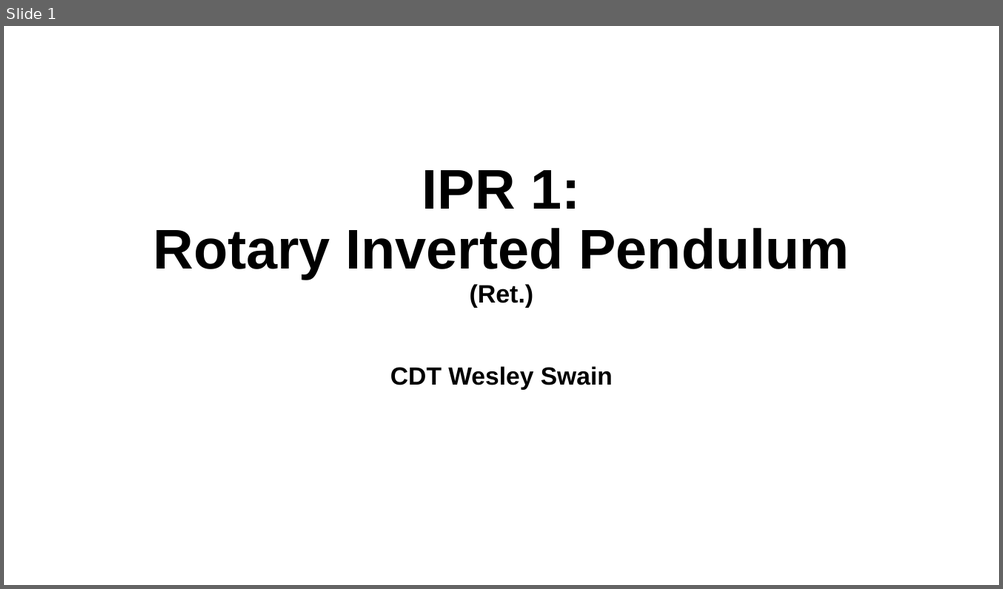
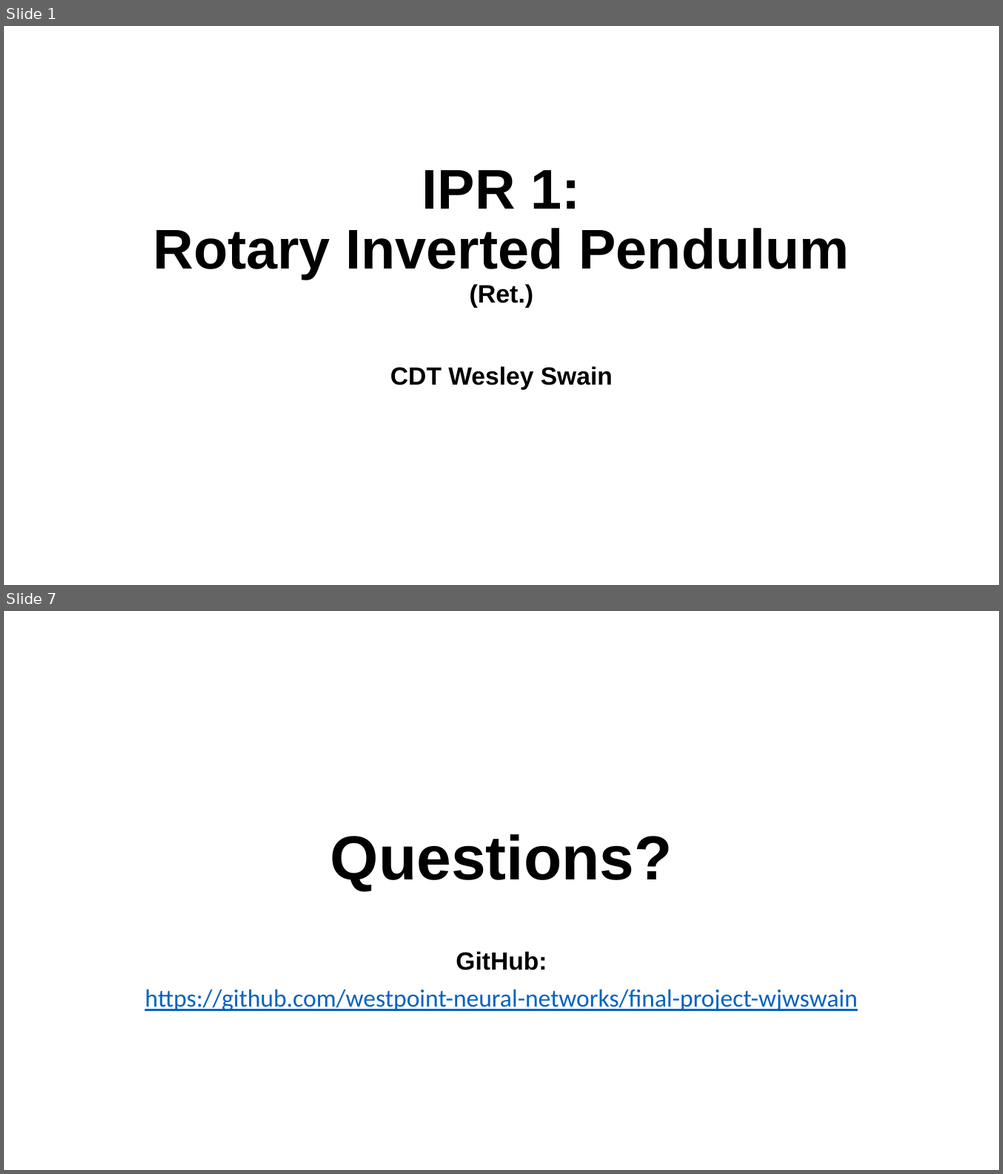
Before and after one commit to westpoint-neural-networks/final-project-wjwswain, a slide deck: pendulum/IPR 1.pptx. Shown one above the other, each under a label of ours: slide 1 before the commit, slides 1 and 7 after it; the slides between them are not shown. The pictures are 1003x589 and 1003x1174 pixels, drawn with LibreOffice and Linux fonts; fonts in the diff are those of the drawing; background and template pictures are left out. Boxes give left, top, right and bottom in pixels: in the first picture for what was removed or moved away, otherwise in the second. Text is boxed around its words. In the diff, an @@ line names an element or a change of style, - is before the commit and + after.

```diff
--- a/pendulum/IPR 1.pptx
+++ b/pendulum/IPR 1.pptx
@@ slide 7 added at box(4, 611, 999, 1170), background picture (left out) @@
@@ title added at box(330, 834, 672, 891), 60 pt, text #000000, bold @@
+Questions?
@@ subtitle added at box(145, 951, 856, 1011), 24 pt, text #0563C1, underline @@
+GitHub:
+https://github.com/westpoint-neural-networks/final-project-wjwswain
```
Also in this commit, not shown: 4 slides changed, 1 other slide added, 3 slides removed, 1 other file.
